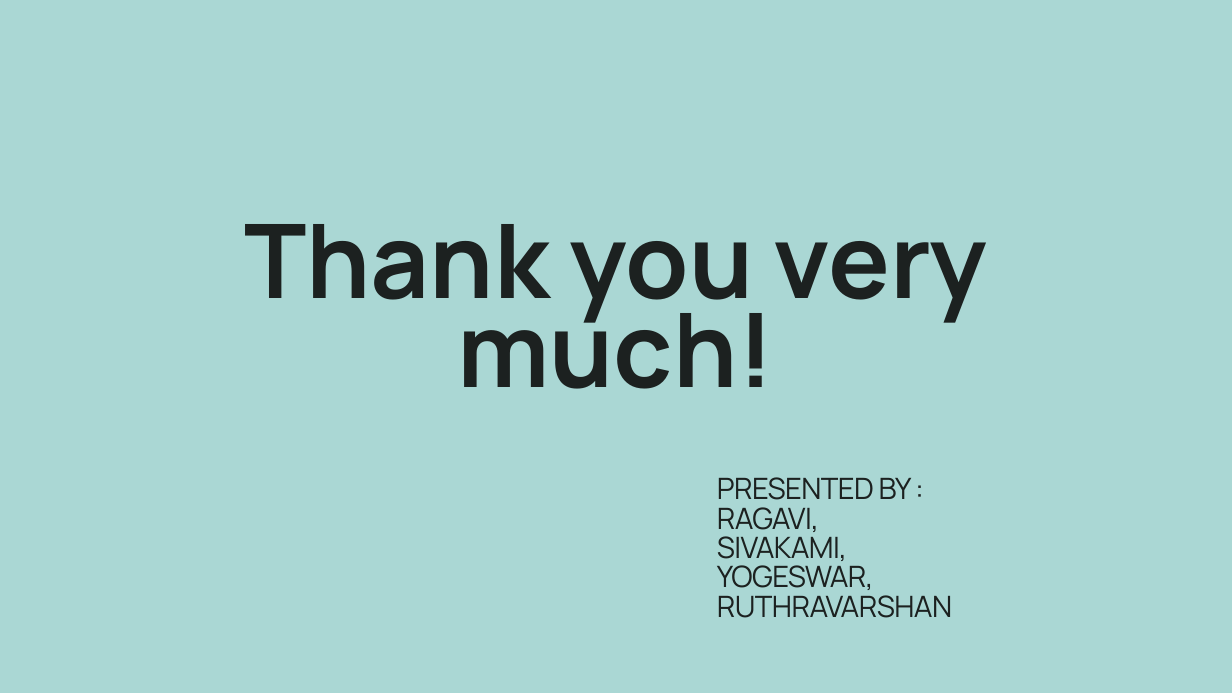
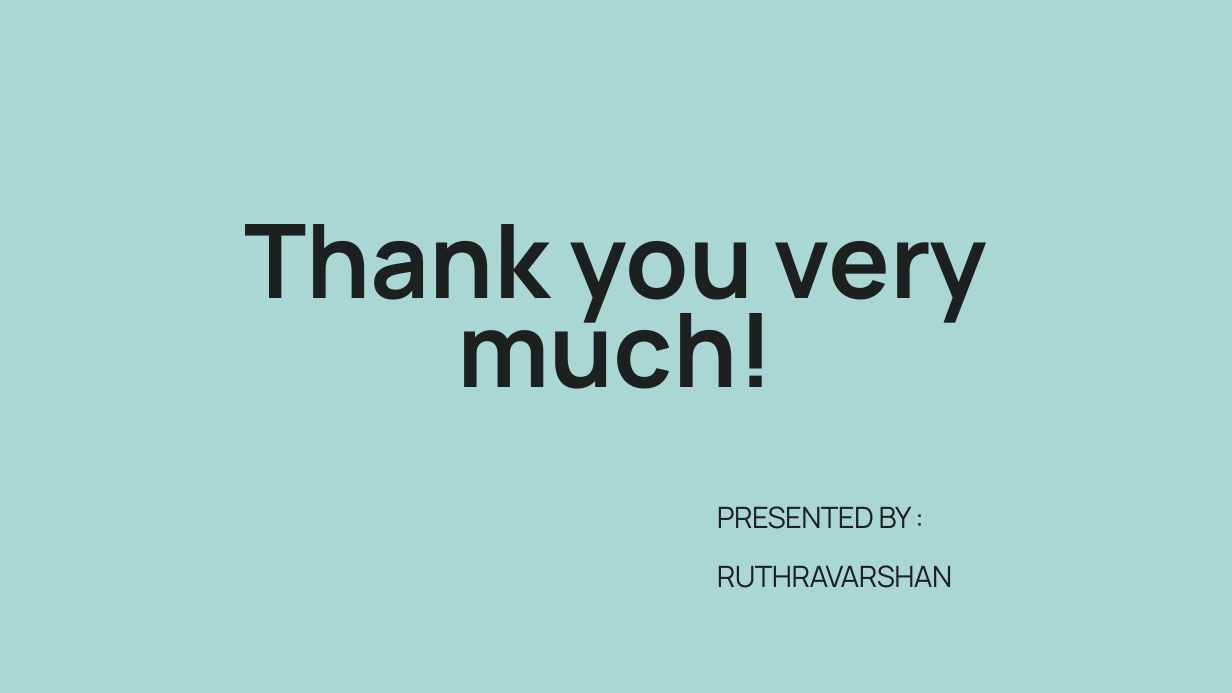
Before and after one commit to cybermad7373/DE-HEXAWARE, a slide deck: slide 30 of Project/Project-1/Real-Time Analytics Dashboard.pptx. Drawn at 1232x693 pixels with LibreOffice and Linux fonts; fonts in the diff are those of the drawing; background and template pictures are left out. Boxes give left, top, right and bottom in pixels: in the first picture for what was removed or moved away, otherwise in the second. Text is boxed around its words. In the diff, an @@ line names an element or a change of style, - is before the commit and + after.

```diff
--- a/Project/Project-1/Real-Time Analytics Dashboard.pptx
+++ b/Project/Project-1/Real-Time Analytics Dashboard.pptx
@@ text at [717,507,874,590]: paragraphs removed @@
-RAGAVI,
-SIVAKAMI,
-YOGESWAR,
@@ text "PRESENTED BY :": place and size @@
-text "PRESENTED BY :" at [717,477,952,618]
+text "PRESENTED BY :" at [717,506,952,588]
```
Also in this commit, not shown: 3 other files.
